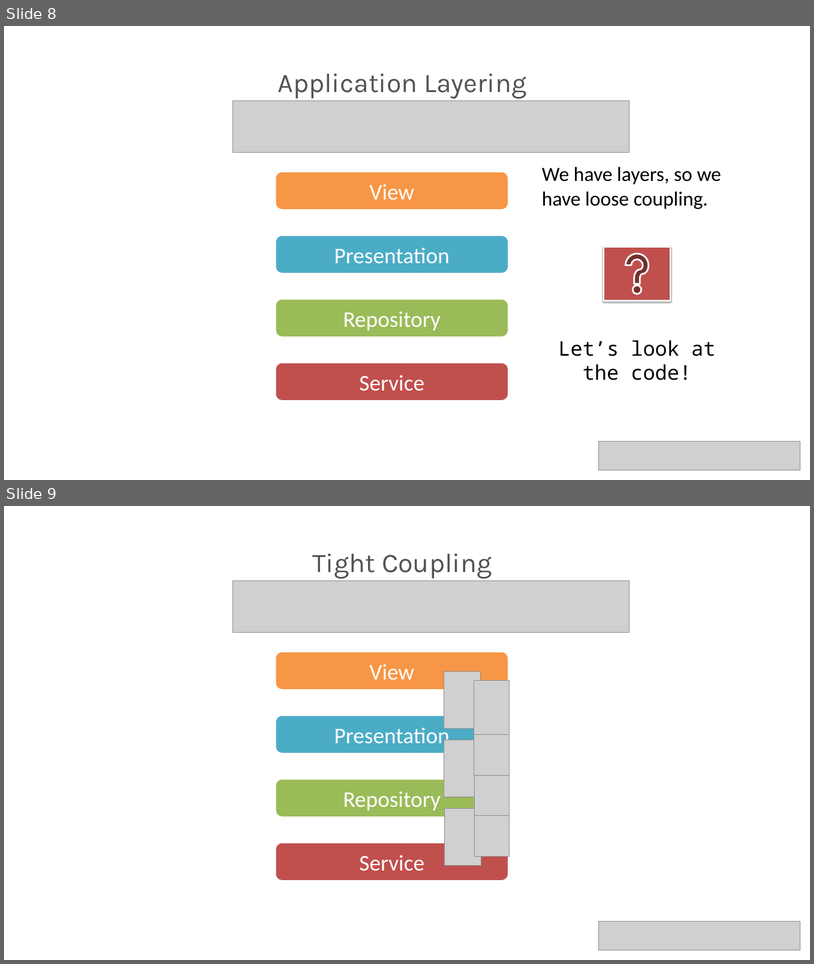
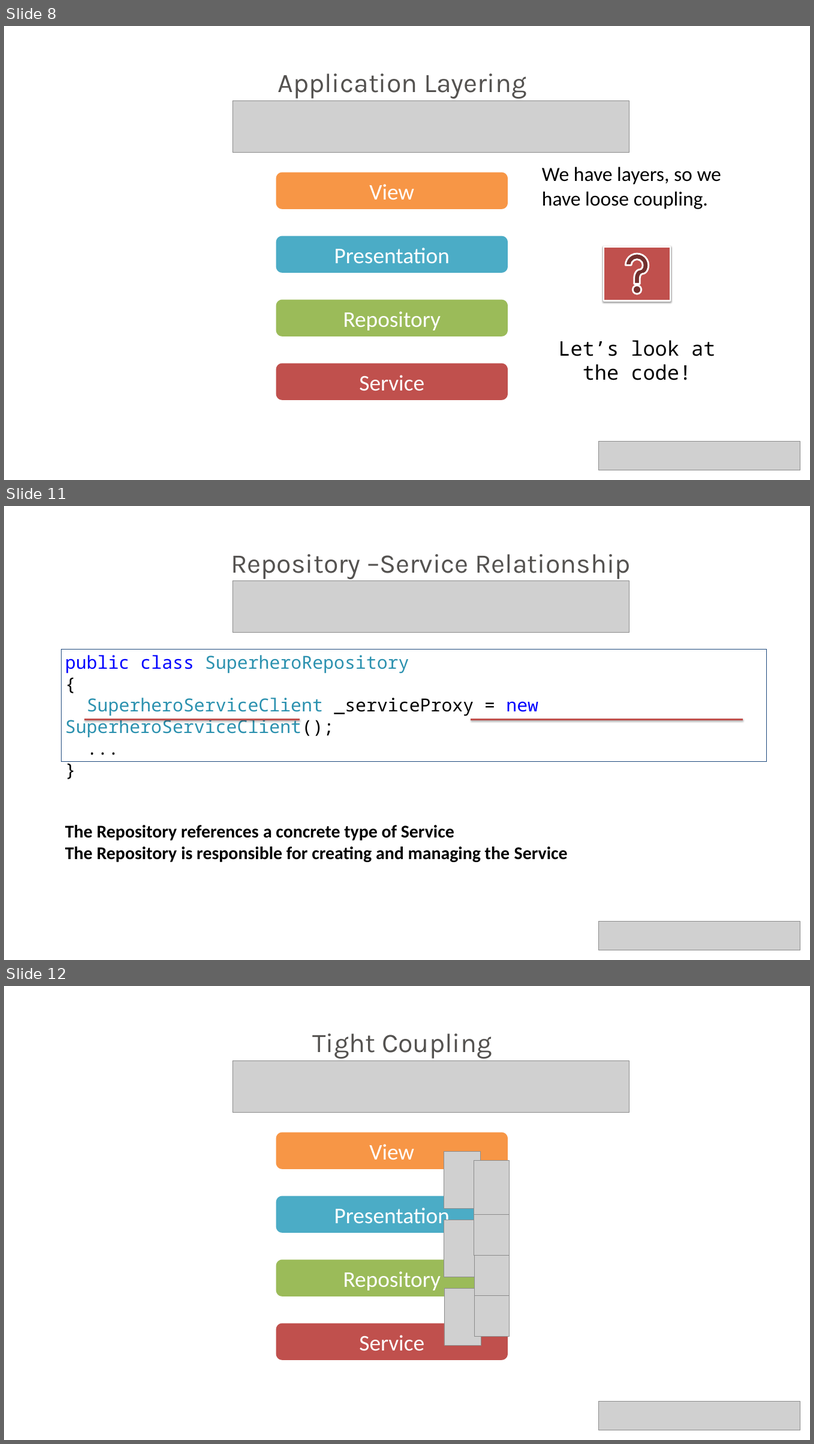
Before and after one commit to neman/DI-Course, a slide deck: DI Course.pptx. Shown one above the other, each under a label of ours: slides 8 and 9 before the commit, slides 8, 11 and 12 after it; the slides between them are not shown. The pictures are 814x964 and 814x1444 pixels, drawn with LibreOffice and Linux fonts; fonts in the diff are those of the drawing; grey boxes stand for pictures; background and template pictures are left out. Boxes give left, top, right and bottom in pixels: in the first picture for what was removed or moved away, otherwise in the second. Text is boxed around its words. In the diff, an @@ line names an element or a change of style, - is before the commit and + after.

```diff
--- a/DI Course.pptx
+++ b/DI Course.pptx
@@ slide 11 added at (x1=4, y1=506, x2=810, y2=960), background picture (left out) @@
@@ text added at (x1=231, y1=554, x2=630, y2=579), 48 pt, text #545250 @@
+Repository –Service Relationship
@@ picture added at (x1=233, y1=581, x2=630, y2=633) @@
@@ rectangle added at (x1=61, y1=649, x2=767, y2=761), outline #1F497D 0.75 pt, 32 pt, text #2B91AF @@
+public class SuperheroRepository
+{
+SuperheroServiceClient _serviceProxy = new SuperheroServiceClient();
+...
+}
@@ line added from (84, 719) to (300, 719), #C0504D 3 pt @@
@@ line added from (471, 719) to (743, 719), #C0504D 3 pt @@
@@ text added at (x1=65, y1=825, x2=568, y2=862), 32 pt, text #000000, bold @@
+The Repository references a concrete type of Service
+The Repository is responsible for creating and managing the Service
@@ picture added at (x1=599, y1=921, x2=800, y2=949) @@
@@ what was slide 9 is now slide 12 @@
```
Also in this commit, not shown: 1 slide changed, 6 other slides added, 1 other file.
